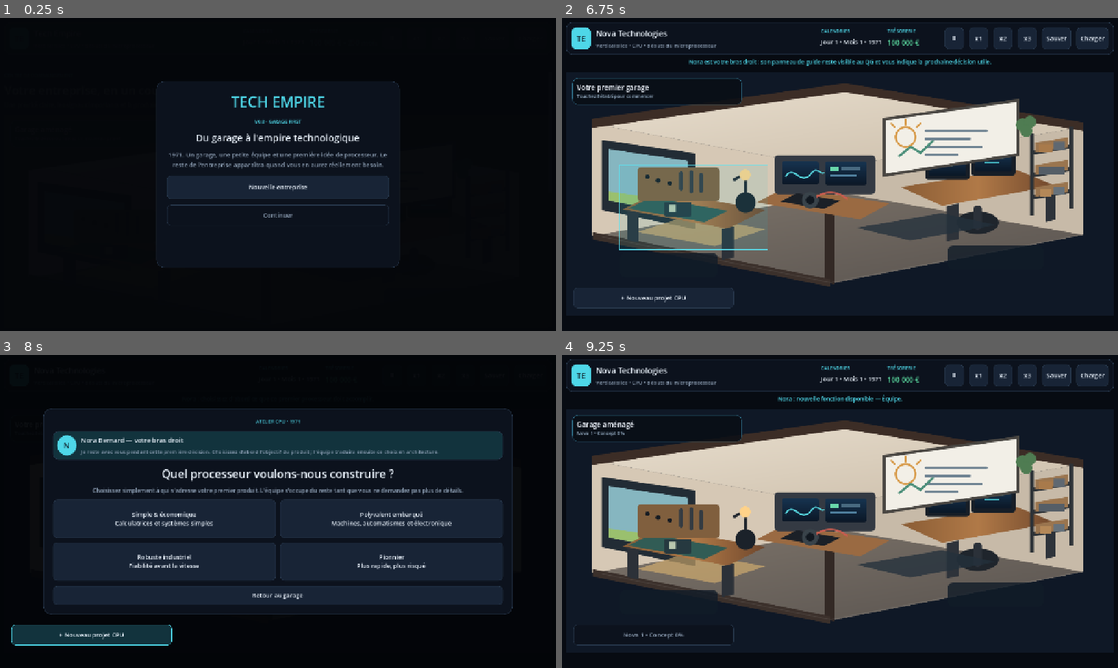
Above: before the commit, frames 1-4 (two rows, left to right).
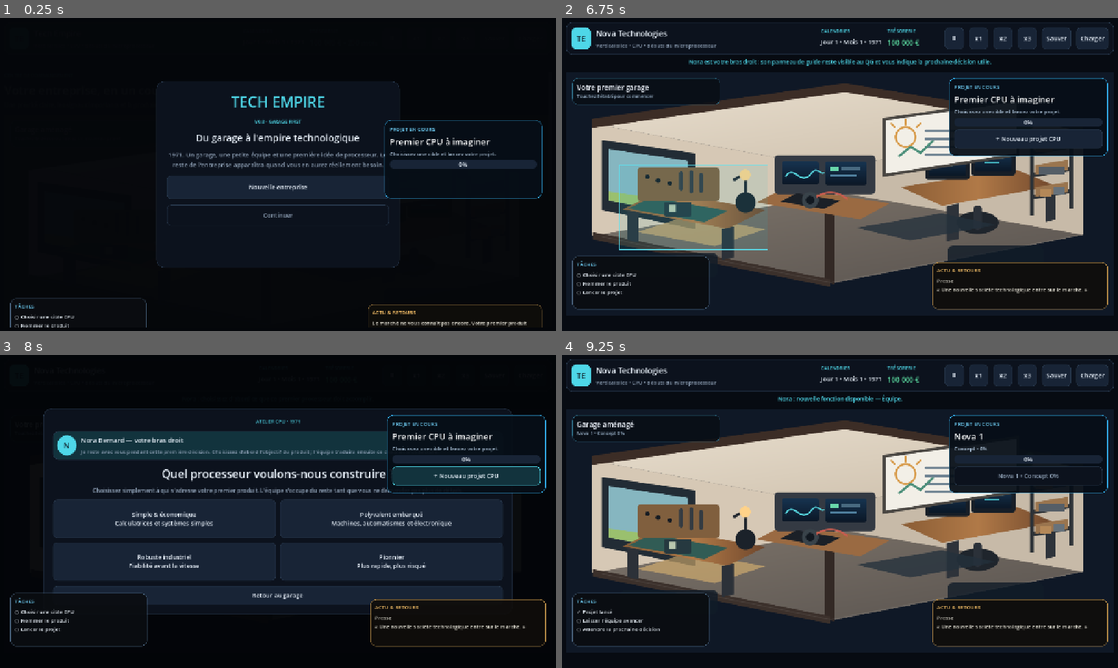
Above: after the commit, the same moments.

Repository: vadorus/addonhardwaregame2d
Game: Godot game, scene res://main.tscn
Two runs of this game, one before a commit and one after it. Both use one fixed random seed, a clock stepped at 60 frames per second and the inputs below.
Inputs (mouse positions are in pixels of both pictures, inside the frame that each line leads up to):
- Up to frame 1 (0.25 s): no input
- Up to frame 2 (6.75 s): click "Nouvelle entreprise" at 0.5 s; click "Ⅱ" at 1.25 s; click "x1" at 2 s; click "x2" at 2.75 s; click "x3" at 3.5 s; click "Sauver" at 4.25 s; click "Charger" at 5 s; click (689, 249) at 5.77 s; click (828, 230) at 6.52 s
- Up to frame 3 (8 s): click "+ Nouveau projet CPU" at 7.25 s
- Up to frame 4 (9.25 s): click (695, 542) at 8 s; click "Lancer le projet" at 8.75 s

The runs differ from the first frame. In frame 1, 2.2% of the frame differs, in the area x 1-98%, y 32-99%; in frame 2, 11%, in the area x 1-99%, y 19-94%; in frame 3, 7.9%; in frame 4, 9.4%.

Commit message:
v0.8: add lightweight garage gameplay HUD

Diff:
--- a/tests/scenarios/GarageScenario.gd
+++ b/tests/scenarios/GarageScenario.gd
@@ -6,6 +6,9 @@
 		return "Interactive garage HQ script could not be loaded"
 	var garage_hub: Control = garage_hub_script.new() as Control
 	host.add_child(garage_hub)
+	if not garage_hub.has_method("gameplay_hud_ready") or not bool(garage_hub.call("gameplay_hud_ready")):
+		garage_hub.queue_free()
+		return "Garage-first HUD is missing Project / Tasks / Feedback overlays"
 	if not garage_hub.has_method("zone_count") or int(garage_hub.call("zone_count")) != 5:
 		garage_hub.queue_free()
 		return "Interactive garage HQ did not expose the expected five management zones"
--- a/ui/GarageHub.gd
+++ b/ui/GarageHub.gd
@@ -37,6 +37,14 @@
 var _context_subtitle: Label
 var _context_actions: VBoxContainer
 var _primary_action: Button
+var _project_panel: PanelContainer
+var _project_title: Label
+var _project_stage: Label
+var _project_progress: ProgressBar
+var _tasks_panel: PanelContainer
+var _tasks_label: Label
+var _feedback_panel: PanelContainer
+var _feedback_label: Label
 var _selected_zone := ""
 
 func _ready() -> void:
@@ -99,12 +107,7 @@
 	_room_subtitle.add_theme_color_override("font_color", Color(0.63, 0.73, 0.82))
 	room_box.add_child(_room_subtitle)
 
-	_primary_action = Button.new()
-	_primary_action.custom_minimum_size = Vector2(250, 48)
-	_primary_action.focus_mode = Control.FOCUS_NONE
-	_primary_action.z_index = 15
-	_primary_action.pressed.connect(_run_primary_action)
-	add_child(_primary_action)
+	_build_gameplay_overlays()
 
 	for data in ZONES:
 		var button := Button.new()
@@ -150,6 +153,71 @@
 	close.pressed.connect(close_context_menu)
 	context_box.add_child(close)
 
+func _build_gameplay_overlays() -> void:
+	_project_panel = PanelContainer.new()
+	_project_panel.z_index = 15
+	_project_panel.add_theme_stylebox_override("panel", _panel_style(Color(0.025, 0.055, 0.09, 0.94), Color(0.20, 0.68, 0.92, 0.92), 14, 12))
+	add_child(_project_panel)
+	var project_box := VBoxContainer.new()
+	project_box.add_theme_constant_override("separation", 6)
+	_project_panel.add_child(project_box)
+	var kicker := Label.new()
+	kicker.text = "PROJET EN COURS"
+	kicker.add_theme_font_size_override("font_size", 12)
+	kicker.add_theme_color_override("font_color", Color(0.45, 0.84, 1.0))
+	project_box.add_child(kicker)
+	_project_title = Label.new()
+	_project_title.add_theme_font_size_override("font_size", 20)
+	_project_title.add_theme_color_override("font_color", Color.WHITE)
+	project_box.add_child(_project_title)
+	_project_stage = Label.new()
+	_project_stage.add_theme_font_size_override("font_size", 12)
+	_project_stage.add_theme_color_override("font_color", Color(0.70, 0.79, 0.88))
+	project_box.add_child(_project_stage)
+	_project_progress = ProgressBar.new()
+	_project_progress.show_percentage = true
+	_project_progress.custom_minimum_size.y = 18
+	project_box.add_child(_project_progress)
+	_primary_action = Button.new()
+	_primary_action.custom_minimum_size = Vector2(250, 44)
+	_primary_action.focus_mode = Control.FOCUS_NONE
+	_primary_action.pressed.connect(_run_primary_action)
+	project_box.add_child(_primary_action)
+
+	_tasks_panel = PanelContainer.new()
+	_tasks_panel.z_index = 15
+	_tasks_panel.add_theme_stylebox_override("panel", _panel_style(Color(0.04, 0.05, 0.065, 0.92), Color(0.28, 0.38, 0.48, 0.9), 12, 10))
+	add_child(_tasks_panel)
+	var tasks_box := VBoxContainer.new()
+	_tasks_panel.add_child(tasks_box)
+	var tasks_title := Label.new()
+	tasks_title.text = "TÂCHES"
+	tasks_title.add_theme_font_size_override("font_size", 12)
+	tasks_title.add_theme_color_override("font_color", Color(0.45, 0.84, 1.0))
+	tasks_box.add_child(tasks_title)
+	_tasks_label = Label.new()
+	_tasks_label.autowrap_mode = TextServer.AUTOWRAP_WORD_SMART
+	_tasks_label.add_theme_font_size_override("font_size", 12)
+	_tasks_label.add_theme_color_override("font_color", Color(0.92, 0.95, 0.98))
+	tasks_box.add_child(_tasks_label)
+	_feedback_panel = PanelContainer.new()
+	_feedback_panel.z_index = 15
+	_feedback_panel.add_theme_stylebox_override("panel", _panel_style(Color(0.06, 0.052, 0.042, 0.92), Color(0.72, 0.55, 0.28, 0.88), 12, 10))
+	add_child(_feedback_panel)
+	var feedback_box := VBoxContainer.new()
+	_feedback_panel.add_child(feedback_box)
+	var feedback_title := Label.new()
+	feedback_title.text = "ACTU & RETOURS"
+	feedback_title.add_theme_font_size_override("font_size", 12)
+	feedback_title.add_theme_color_override("font_color", Color(1.0, 0.78, 0.42))
+	feedback_box.add_child(feedback_title)
+	_feedback_label = Label.new()
+	_feedback_label.autowrap_mode = TextServer.AUTOWRAP_WORD_SMART
+	_feedback_label.add_theme_font_size_override("font_size", 12)
+	_feedback_label.add_theme_color_override("font_color", Color(0.94, 0.93, 0.88))
+	feedback_box.add_child(_feedback_label)
+	_refresh_gameplay_overlays()
+
 func _panel_style(bg: Color, border: Color, radius: int, padding: int) -> StyleBoxFlat:
 	var style := StyleBoxFlat.new()
 	style.bg_color = bg
@@ -192,10 +260,19 @@
 
 	if _room_badge != null:
 		_room_badge.position = Vector2(14.0, 14.0)
-		_room_badge.size = Vector2(clampf(size.x * 0.34, 250.0, 390.0), 62.0)
-	if _primary_action != null and _primary_action.visible:
-		_primary_action.size = Vector2(clampf(size.x * 0.31, 250.0, 370.0), 48.0)
-		_primary_action.position = Vector2(16.0, size.y - 64.0)
+		_room_badge.size = Vector2(clampf(size.x * 0.30, 220.0, 340.0), 62.0)
+	if _project_panel != null:
+		var project_w := clampf(size.x * 0.29, 300.0, 390.0)
+		_project_panel.size = Vector2(project_w, 180.0)
+		_project_panel.position = Vector2(size.x - project_w - 14.0, 14.0)
+	if _tasks_panel != null:
+		var tasks_w := clampf(size.x * 0.25, 250.0, 330.0)
+		_tasks_panel.size = Vector2(tasks_w, 122.0)
+		_tasks_panel.position = Vector2(14.0, size.y - 136.0)
+	if _feedback_panel != null:
+		var feedback_w := clampf(size.x * 0.32, 300.0, 420.0)
+		_feedback_panel.size = Vector2(feedback_w, 108.0)
+		_feedback_panel.position = Vector2(size.x - feedback_w - 14.0, size.y - 122.0)
 
 	for button in _zone_buttons:
 		var r: Rect2 = button.get_meta("zone_rect")
@@ -373,6 +450,76 @@
 	button.add_theme_stylebox_override("normal", hint)
 	button.add_theme_stylebox_override("focus", hint)
 
+func _refresh_gameplay_overlays() -> void:
+	if _project_title == null or _project_stage == null or _project_progress == null:
+		return
+	var active_project: Dictionary = {}
+	for value in ResearchManager.projects:
+		if str(value.get("status", "")) == "DEVELOPMENT":
+			active_project = value
+			break
+	var active_job: Dictionary = {}
+	for value in ProductionManager.get_active_jobs():
+		active_job = value
+		break
+	var ready_product: Dictionary = {}
+	var launched_product: Dictionary = {}
+	for value in ProductManager.products:
+		if str(value.get("status", "")) == "READY" and ready_product.is_empty():
+			ready_product = value
+		elif str(value.get("status", "")) == "LAUNCHED" and launched_product.is_empty():
+			launched_product = value
+
+	if not active_project.is_empty():
+		var phase_index := clampi(int(active_project.get("phase_index", 0)), 0, GameData.PHASES.size() - 1)
+		var phase_progress := float(active_project.get("phase_progress", 0.0))
+		var overall := (float(phase_index) + phase_progress / 100.0) / float(GameData.PHASES.size()) * 100.0
+		_project_title.text = str(active_project.get("name", "Projet CPU"))
+		_project_stage.text = "%s • %.0f%%" % [str(GameData.PHASES[phase_index]), phase_progress]
+		_project_progress.value = overall
+	elif not active_job.is_empty():
+		_project_title.text = str(active_job.get("name", "CPU en fabrication"))
+		_project_stage.text = "Industrialisation • %.0f%%" % float(active_job.get("progress", 0.0))
+		_project_progress.value = float(active_job.get("progress", 0.0))
+	elif not ready_product.is_empty():
+		_project_title.text = str(ready_product.get("name", "CPU prêt"))
+		_project_stage.text = "Prêt au lancement"
+		_project_progress.value = 100.0
+	elif not launched_product.is_empty():
+		_project_title.text = str(launched_product.get("name", "CPU lancé"))
+		_project_stage.text = "Sur le marché • %s ventes ce mois" % str(launched_product.get("last_month_sales", 0))
+		_project_progress.value = 100.0
+	else:
+		_project_title.text = "Premier CPU à imaginer"
+		_project_stage.text = "Choisissez une cible et lancez votre projet."
+		_project_progress.value = 0.0
+
+	if _tasks_label != null:
+		if _has_pending_project_decision():
+			_tasks_label.text = "● Traiter la décision prototype\n○ Relancer l'équipe\n○ Préparer la suite"
+		elif _has_pending_production_route():
+			_tasks_label.text = "● Choisir la fabrication\n○ Vérifier la capacité\n○ Préparer le lancement"
+		elif _has_ready_product_to_launch():
+			_tasks_label.text = "● Fixer le lancement\n○ Vérifier le stock\n○ Préparer les premiers retours"
+		elif not active_project.is_empty():
+			_tasks_label.text = "✓ Projet lancé\n○ Laisser l'équipe avancer\n○ Attendre la prochaine décision"
+		elif not launched_product.is_empty():
+			_tasks_label.text = "✓ Produit lancé\n○ Observer ventes et retours\n○ Préparer la génération suivante"
+		else:
+			_tasks_label.text = "○ Choisir une cible CPU\n○ Nommer le produit\n○ Lancer le projet"
+
+	if _feedback_label != null:
+		if not MediaManager.news.is_empty():
+			var news: Dictionary = MediaManager.news[0]
+			var source := str(news.get("source_name", "Presse"))
+			var headline := str(news.get("headline", "Nouvelle couverture médiatique"))
+			_feedback_label.text = "%s\n« %s »" % [source, headline]
+		elif not CompanyManager.alerts.is_empty():
+			_feedback_label.text = str(CompanyManager.alerts[0])
+		else:
+			_feedback_label.text = "Le marché ne vous connaît pas encore. Votre premier produit changera ça."
+	_refresh_primary_action()
+
 func _run_primary_action() -> void:
 	if _primary_action == null or _primary_action.disabled:
 		return
@@ -412,7 +559,7 @@
 func set_progression(unlocks: Dictionary) -> void:
 	_last_unlocks = unlocks.duplicate(true)
 	_refresh_zone_visibility()
-	_refresh_primary_action()
+	_refresh_gameplay_overlays()
 
 func set_onboarding_stage(stage: String) -> void:
 	_onboarding_stage = stage
@@ -439,7 +586,7 @@
 			else:
 				_room_subtitle.text = "Touchez le décor ou lancez un nouveau projet"
 	_refresh_zone_visibility()
-	_refresh_primary_action()
+	_refresh_gameplay_overlays()
 	close_context_menu()
 
 func _refresh_zone_visibility() -> void:
@@ -522,6 +669,9 @@
 			labels.append((child as Button).text)
 	return labels
 
+func gameplay_hud_ready() -> bool:
+	return _project_panel != null and _tasks_panel != null and _feedback_panel != null and _primary_action != null
+
 func selected_zone() -> String:
 	return _selected_zone
 
